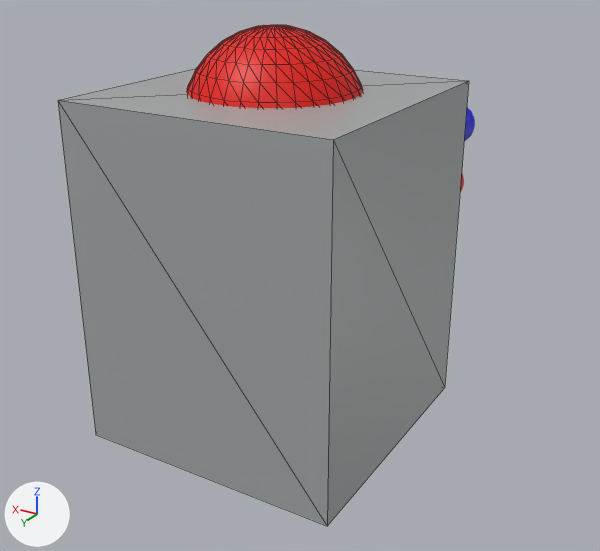
Before and after pictures for a commit that changed the glTF model static/assets/thingamabob.glb.
Before and after are seen from a 50 mm camera at (-7.94, 12.38, 6.05) aimed at (-0.34, -0.28, -0.29). Lighting does not change. The marker at lower left points along +X, +Y and +Z. Mesh edges are drawn as thin lines on the coarser meshes. Where no turn or scale is listed for an object, it has been applied to the vertices.

Script lines for the objects in view, before the commit:
```python
me_cube = bpy.data.meshes.new('Cube')
me_cube.from_pydata(...)  # a box spanning x -2.6..2.6, y -2.6..2.6, z -3.28..3.28
me_cube.materials.append(mat_material)  # grey #a4a8a8
me_sphere = bpy.data.meshes.new('Sphere')
me_sphere.from_pydata(...)  # a UV sphere (32 segments, 16 rings, poles along z) spanning x -1.64..1.64, y -1.64..1.64, z -1.64..1.64
me_sphere.materials.append(mat_material_001)  # red #e70e00
ob_cube = bpy.data.objects.new('Cube', me_cube)
ob_cube.location = (0.0, 0.0, 0.0)
ob_sphere = bpy.data.objects.new('Sphere', me_sphere)
ob_sphere.location = (0.0, 0.0, 2.73)
```
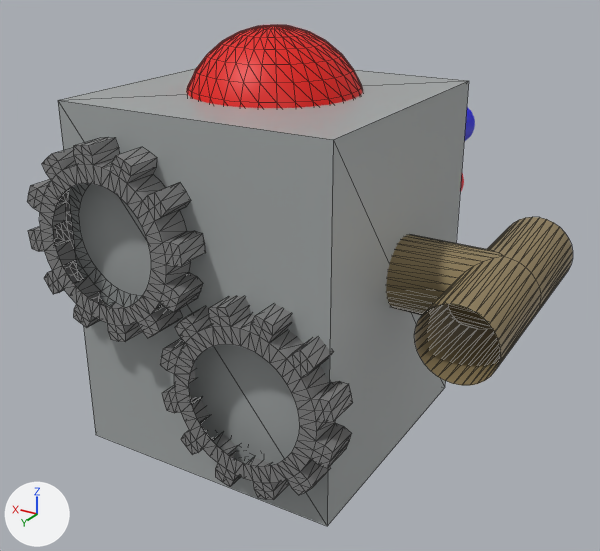
What the commit changed:
Material 'Material.041' (mat_material_041) is new.
Its base color is (0.281, 0.213, 0.105) (brown #907f5b).
Material 'Material.040' (mat_material_040) is new.
Its base color is (0.22, 0.22, 0.22) (grey #818181).
Material 'Material.039' (mat_material_039) is new.
Its base color is (0.233, 0.233, 0.233) (grey #858585).
Mesh me_tee_joint is new.
It has 143 vertices, 192 faces and spans x -0.66..1.98, y -2.0..2.0, z -0.73..0.73.
It uses material mat_material_041 (brown #907f5b).
Mesh me_gear_001 is new.
It has 336 vertices, 576 faces and spans x -1.65..1.65, y -0.33..0.33, z -1.65..1.65.
It uses material mat_material_040 (grey #818181).
Mesh me_gear is new.
It has 336 vertices, 576 faces and spans x -1.68..1.68, y -0.31..0.31, z -1.68..1.68.
It uses material mat_material_039 (grey #858585).
Object 'Tee Joint' (ob_tee_joint) is new; it shows me_tee_joint.
Its location is (-4.35, 0.0, 0.39).
Object 'Gear.001' (ob_gear_001) is new; it shows me_gear_001.
Its location is (-1.34, 2.85, -1.06).
Object 'Gear' (ob_gear) is new; it shows me_gear.
Its location is (1.36, 2.9, 1.12).

What differs and where, as boxes [x1, y1, x2, y2] in the pictures (600 x 551 px):
'Tee Joint', added (brown)
    after: [386, 217, 573, 385]
'Gear', added
    after: [27, 137, 205, 342]
'Gear.001', added
    after: [160, 296, 353, 500]
